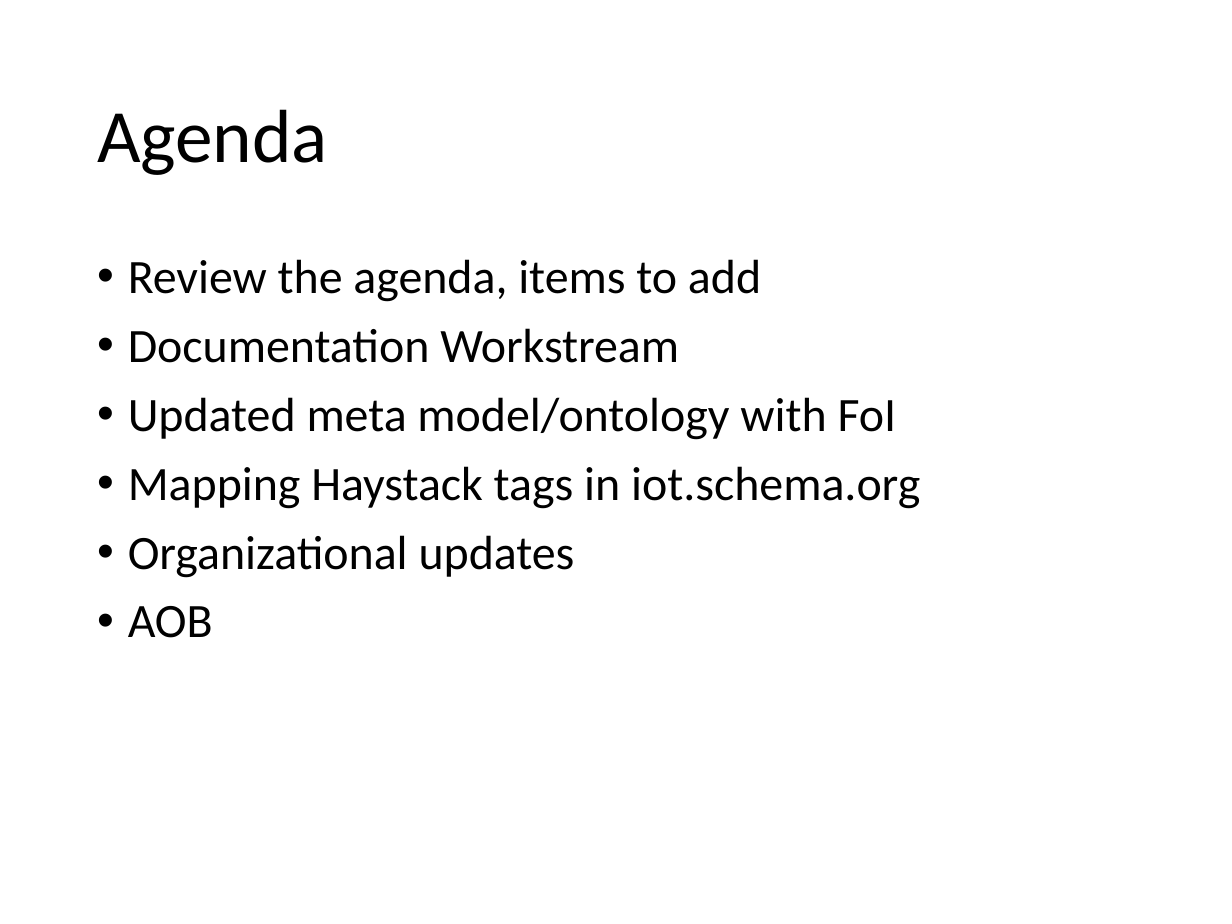
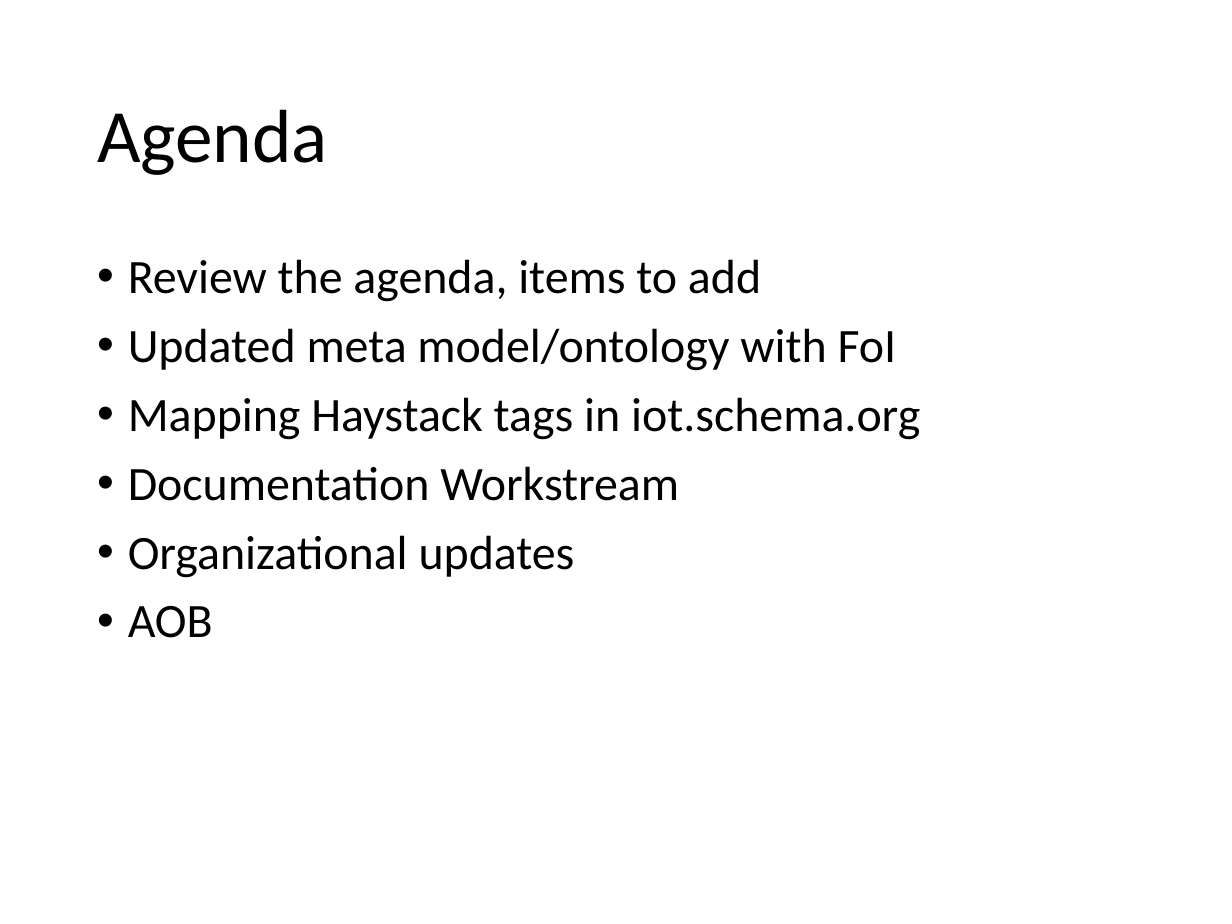
Before and after one commit to iot-schema-collab/teleconferences, a slide deck: slide 2 of iotschema-17may20218.pptx. Drawn at 1232x924 pixels with LibreOffice and Linux fonts; fonts in the diff are those of the drawing. Boxes give left, top, right and bottom in pixels: in the first picture for what was removed or moved away, otherwise in the second. Text is boxed around its words. In the diff, an @@ line names an element or a change of style, - is before the commit and + after.

```diff
--- a/iotschema-17may20218.pptx
+++ b/iotschema-17may20218.pptx
@@ text at (128,328,679,363): paragraph removed @@
-• Documentation Workstream
@@ text at (128,466,679,501): paragraph added @@
+• Documentation Workstream
```
Also in this commit, not shown: 1 other slide changed, 11 slides added, 1 slide removed, 1 other file.
